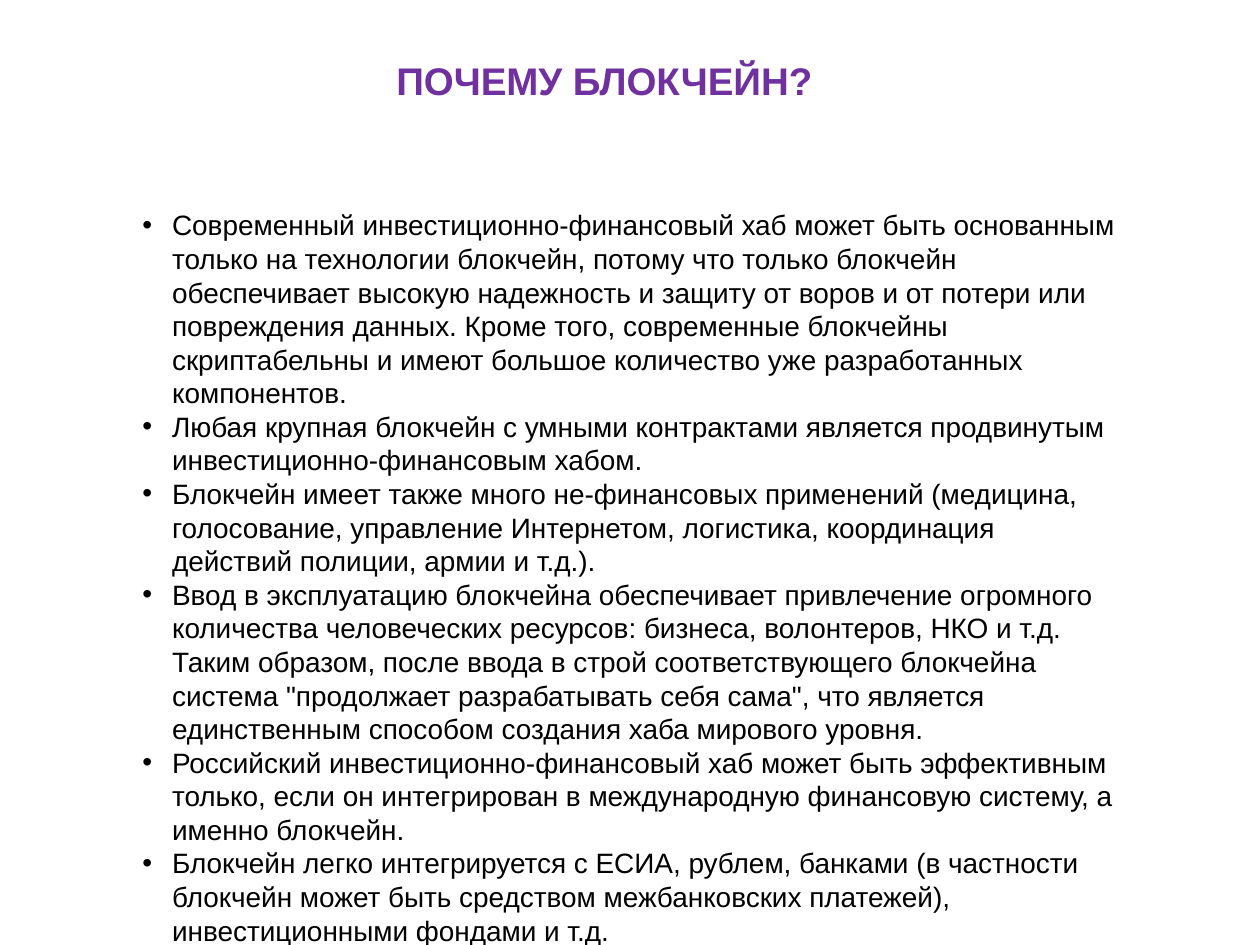
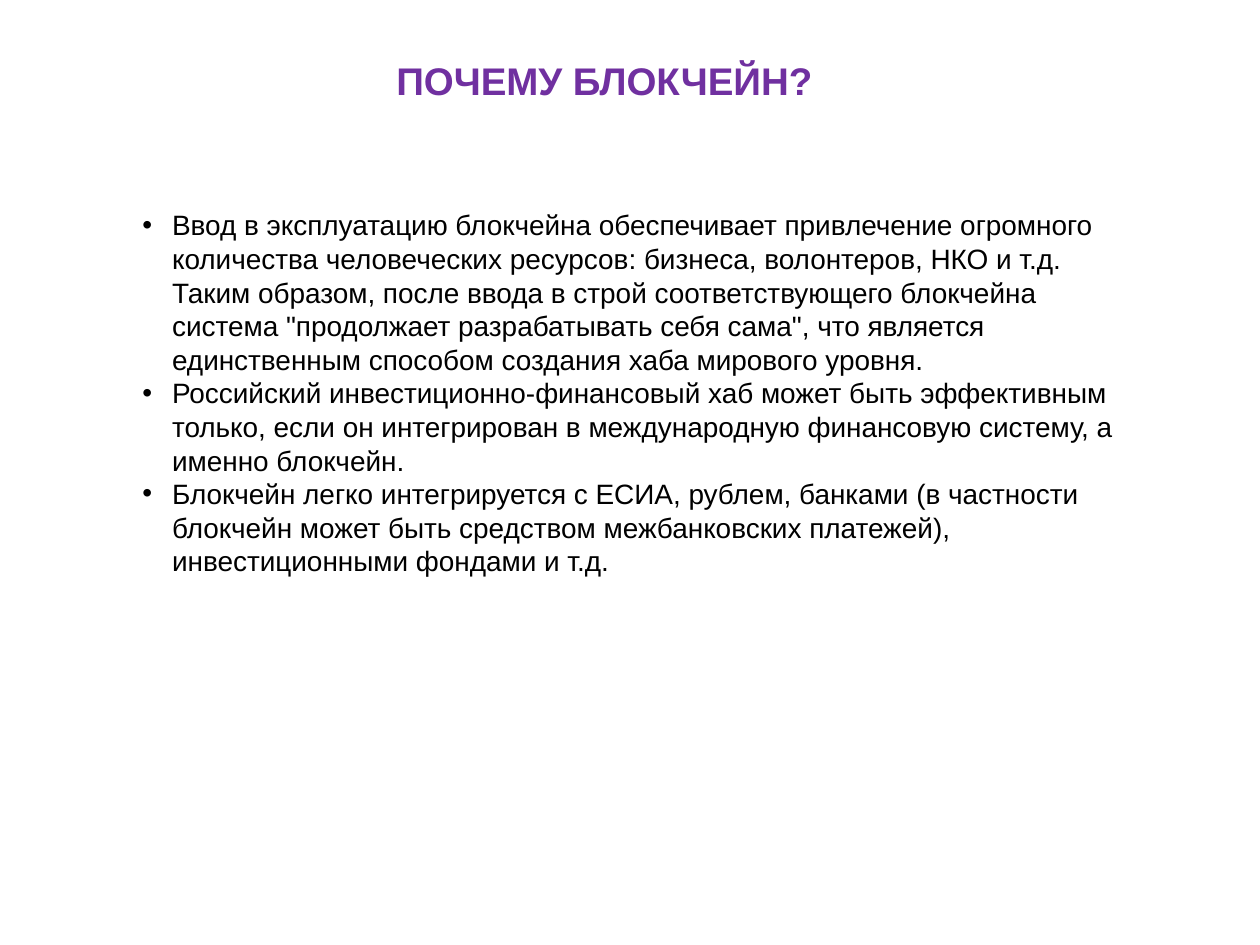
Before and after one commit to vporton/digital-breakthrough-2021, a slide deck: slide 9 of Цифровой-Прорыв.odp (slide 5 before the commit). Drawn at 1260x945 pixels with LibreOffice and Linux fonts; fonts in the diff are those of the drawing. Boxes give left, top, right and bottom in pixels: in the first picture for what was removed or moved away, otherwise in the second. Text is boxed around its words. In the diff, an @@ line names an element or a change of style, - is before the commit and + after.

```diff
--- a/Цифровой-Прорыв.odp
+++ b/Цифровой-Прорыв.odp
@@ text at box(172, 214, 1115, 576): paragraphs removed @@
-• Современный инвестиционно-финансовый хаб может быть основанным только на технологии блокчейн, потому что только блокчейн обеспечивает высокую надежность и защиту от воров и от потери или повреждения данных. Кроме того, современные блокчейны скриптабельны и имеют большое количество уже разработанных компонентов.
-• Любая крупная блокчейн с умными контрактами является продвинутым инвестиционно-финансовым хабом.
-• Блокчейн имеет также много не-финансовых применений (медицина, голосование, управление Интернетом, логистика, координация действий полиции, армии и т.д.).
```
Also in this commit, not shown: 6 other slides changed, 4 slides added, 1 other file.
